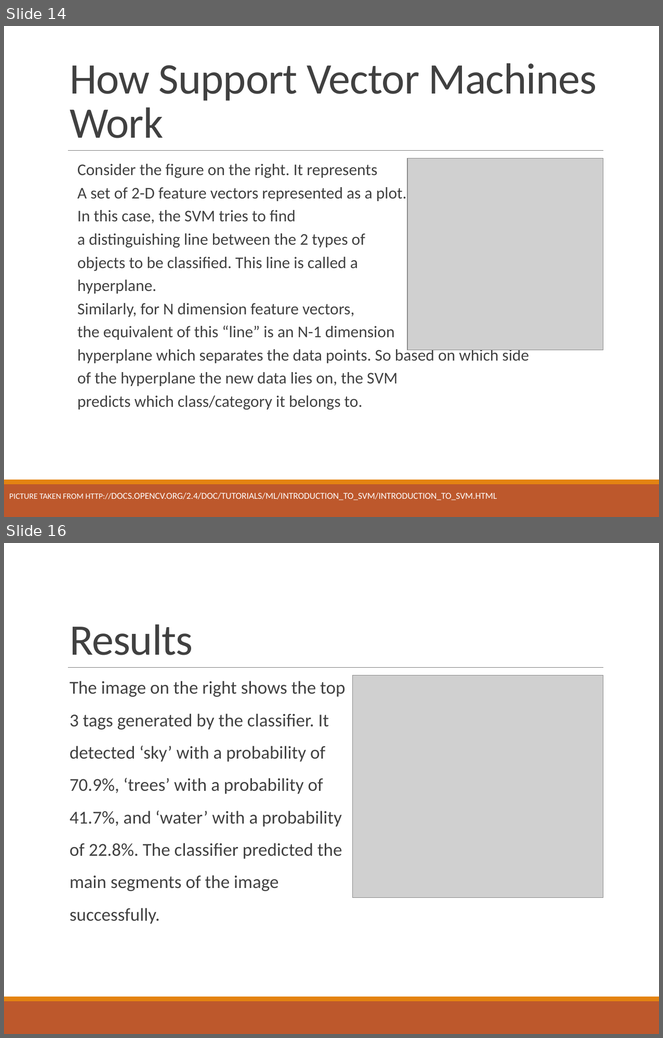
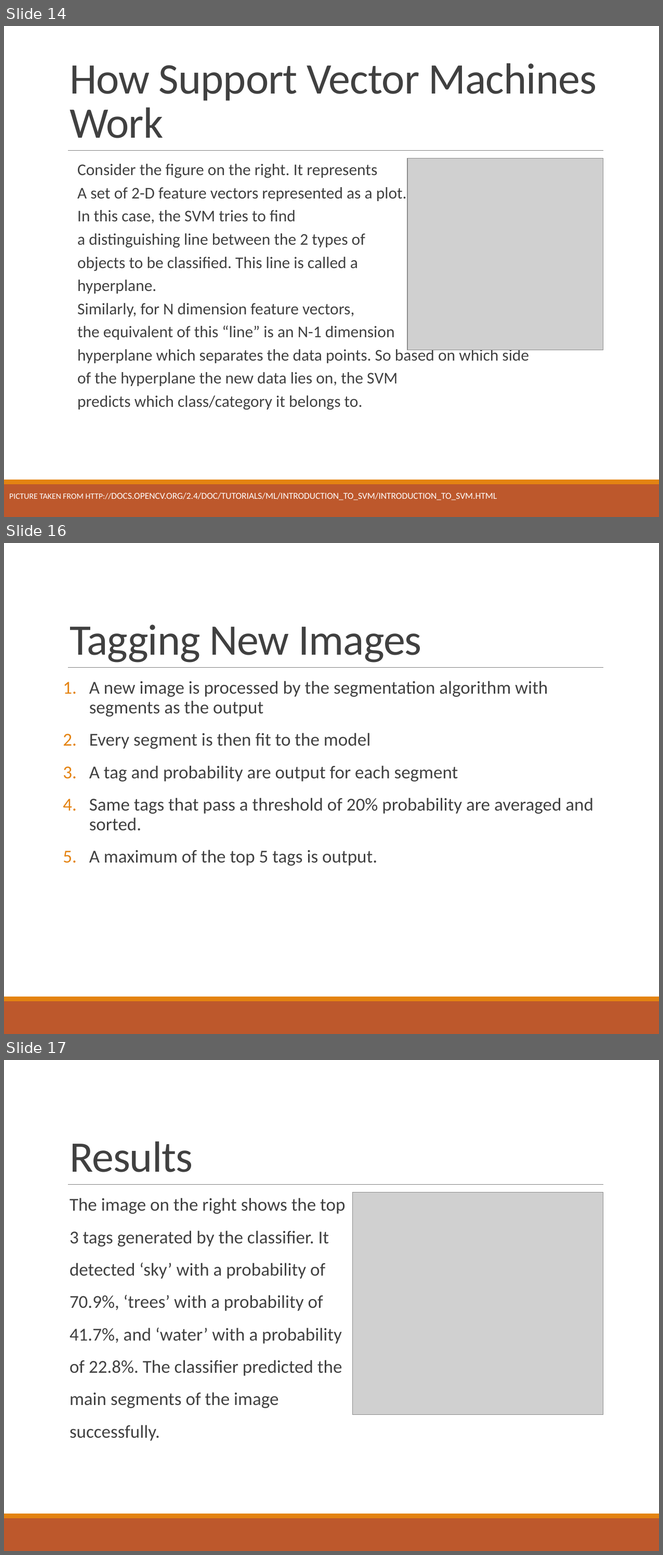
Before and after one commit to somyamohanty/Pixel_Dawgs, a slide deck: Documents/Final Presentation.pptx. Shown one above the other, each under a label of ours: slides 14 and 16 before the commit, slides 14, 16 and 17 after it; the slides between them are not shown. The pictures are 663x1038 and 663x1555 pixels, drawn with LibreOffice and Linux fonts; fonts in the diff are those of the drawing; grey boxes stand for pictures. Boxes give left, top, right and bottom in pixels: in the first picture for what was removed or moved away, otherwise in the second. Text is boxed around its words. In the diff, an @@ line names an element or a change of style, - is before the commit and + after.

```diff
--- a/Documents/Final Presentation.pptx
+++ b/Documents/Final Presentation.pptx
@@ slide 16 added at <box>4,543,659,1034</box>, background #FFFFFF; not listed: 3 template elements that a slide beside it also shows @@
@@ title added at <box>70,625,422,663</box>, 48 pt, text #404040 @@
+Tagging New Images
@@ text added at <box>89,681,594,866</box>, 20 pt, text #404040 @@
+1. A new image is processed by the segmentation algorithm with segments as the output
+2. Every segment is then fit to the model
+3. A tag and probability are output for each segment
+4. Same tags that pass a threshold of 20% probability are averaged and sorted.
+5. A maximum of the top 5 tags is output.
@@ what was slide 16 is now slide 17 @@
```
Also in this commit, not shown: 7 slides changed.
